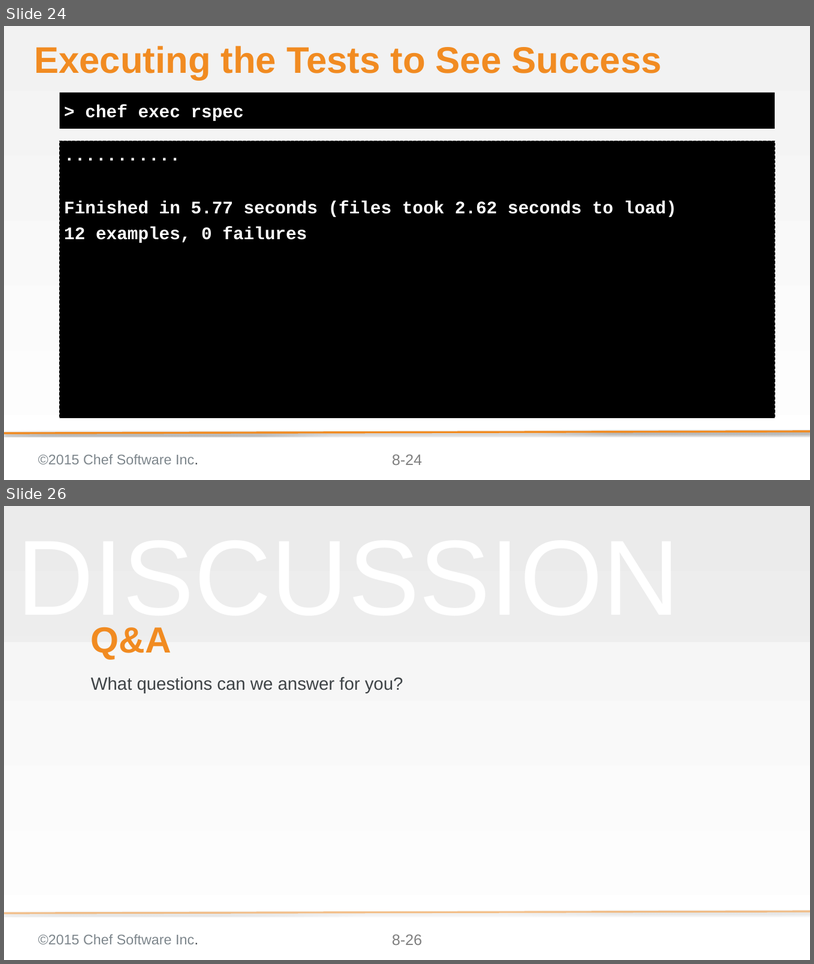
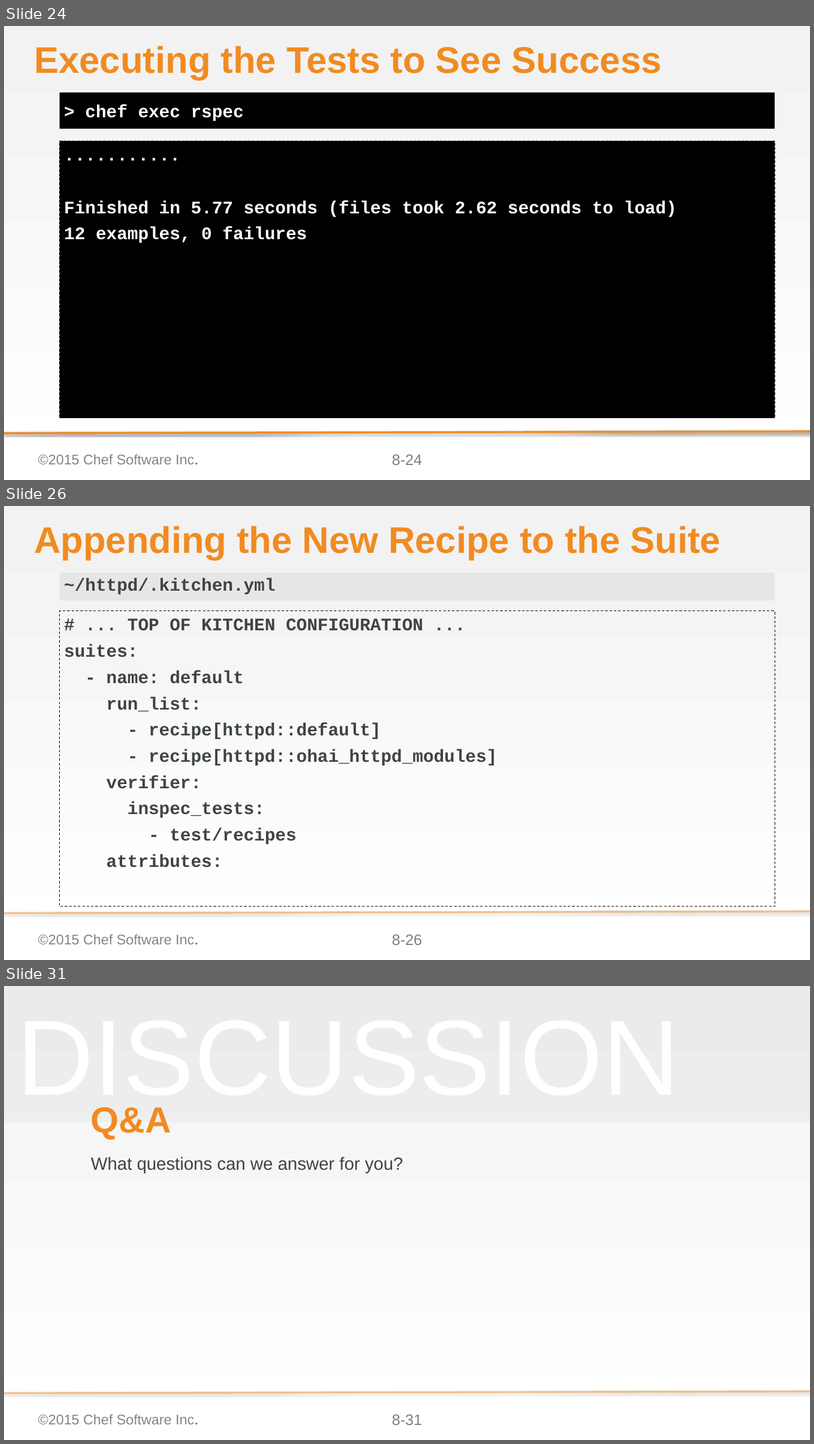
Before and after one commit to chef-training/extending_cookbooks, a slide deck: 08-creating_ohai_plugins.pptx. Shown one above the other, each under a label of ours: slides 24 and 26 before the commit, slides 24, 26 and 31 after it; the slides between them are not shown. The pictures are 814x964 and 814x1444 pixels, drawn with LibreOffice and Linux fonts; fonts in the diff are those of the drawing; background and template pictures are left out. Boxes give left, top, right and bottom in pixels: in the first picture for what was removed or moved away, otherwise in the second. Text is boxed around its words. In the diff, an @@ line names an element or a change of style, - is before the commit and + after.

Commit message:
Updates the 08 Ohai module

```diff
--- a/08-creating_ohai_plugins.pptx
+++ b/08-creating_ohai_plugins.pptx
@@ slide 26 added at [4,506,810,960], background gradient #F2F2F2 to #FFFFFF; not listed: 3 template elements that a slide beside it also shows @@
@@ title added at [34,526,720,560], 58.7 pt, text #F18B21, bold @@
+Appending the New Recipe to the Suite
@@ text added at [60,572,775,600], fill #D9D9D9 at 50% opacity, 28 pt, text #3E4346, bold @@
+~/httpd/.kitchen.yml
@@ text added at [60,611,775,906], outline #000000 1 pt dashed, 28 pt, text #3E4346, bold @@
+# ... TOP OF KITCHEN CONFIGURATION ...
+suites:
+- name: default
+run_list:
+- recipe[httpd::default]
+- recipe[httpd::ohai_httpd_modules]
+verifier:
+inspec_tests:
+- test/recipes
+attributes:
@@ what was slide 26 is now slide 31 @@
@@ page number at [392,1414,422,1425]: text changed @@
-8-26
+8-31
```
Also in this commit, not shown: 9 slides changed, 4 other slides added.
